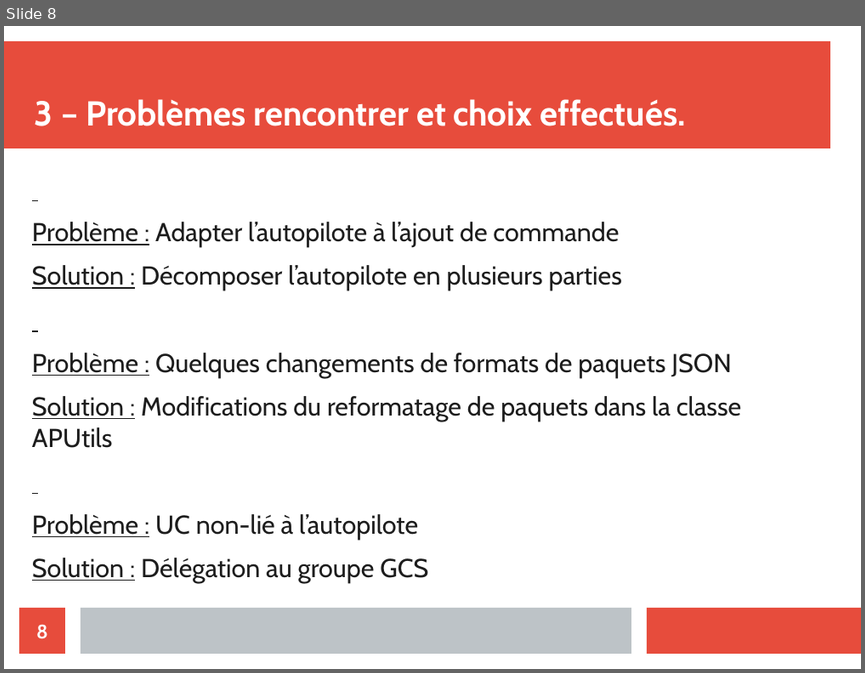
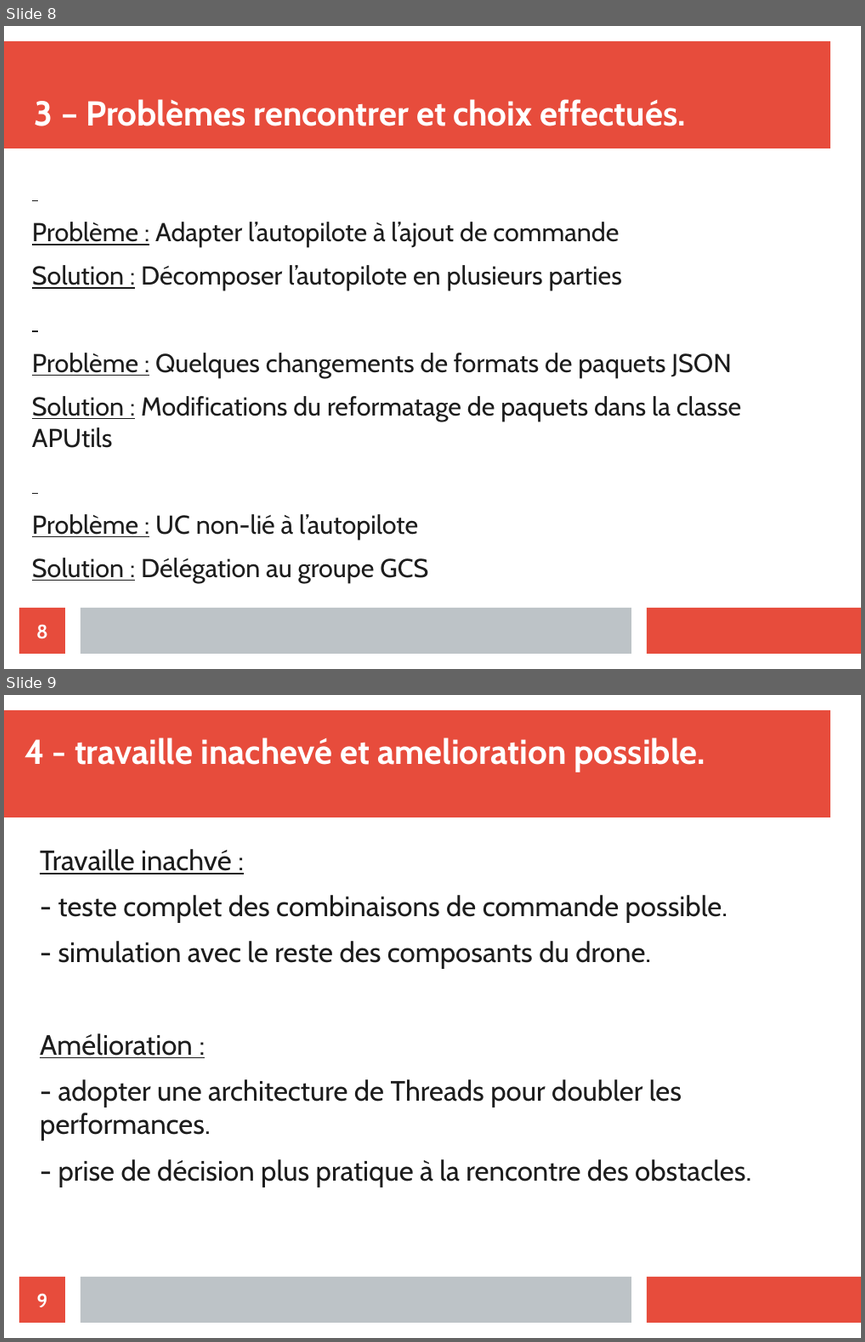
Before and after one commit to athmanmekh/AuttoPIlote-X-OPEN-PILOT, a slide deck: presentation/presentation 3/diapoPresentation (1).odp. Shown one above the other, each under a label of ours: slide 8 before the commit, slides 8 and 9 after it. The pictures are 865x673 and 865x1342 pixels, drawn with LibreOffice and Linux fonts; fonts in the diff are those of the drawing. Boxes give left, top, right and bottom in pixels: in the first picture for what was removed or moved away, otherwise in the second. Text is boxed around its words. In the diff, an @@ line names an element or a change of style, - is before the commit and + after.

```diff
--- a/presentation/presentation 3/diapoPresentation (1).odp
+++ b/presentation/presentation 3/diapoPresentation (1).odp
@@ slide 9 added at box(4, 695, 861, 1338), background #FFFFFF; not listed: 3 template elements that a slide beside it also shows @@
@@ title added at box(24, 737, 705, 772), 32 pt, text #FFFFFF, bold @@
+4 - travaille inachevé et amelioration possible.
@@ text added at box(40, 849, 751, 1186), 26 pt, text #1C1C1C @@
+Travaille inachvé :
+- teste complet des combinaisons de commande possible.
+- simulation avec le reste des composants du drone.
+Amélioration :
+- adopter une architecture de Threads pour doubler les performances.
+- prise de décision plus pratique à la rencontre des obstacles.
@@ page number added at box(19, 1276, 65, 1322), fill #E74C3C, 18 pt, text #FFFFFF, bold @@
+9
```
Also in this commit, not shown: 7 slides changed, 1 slide removed, 4 other files.
